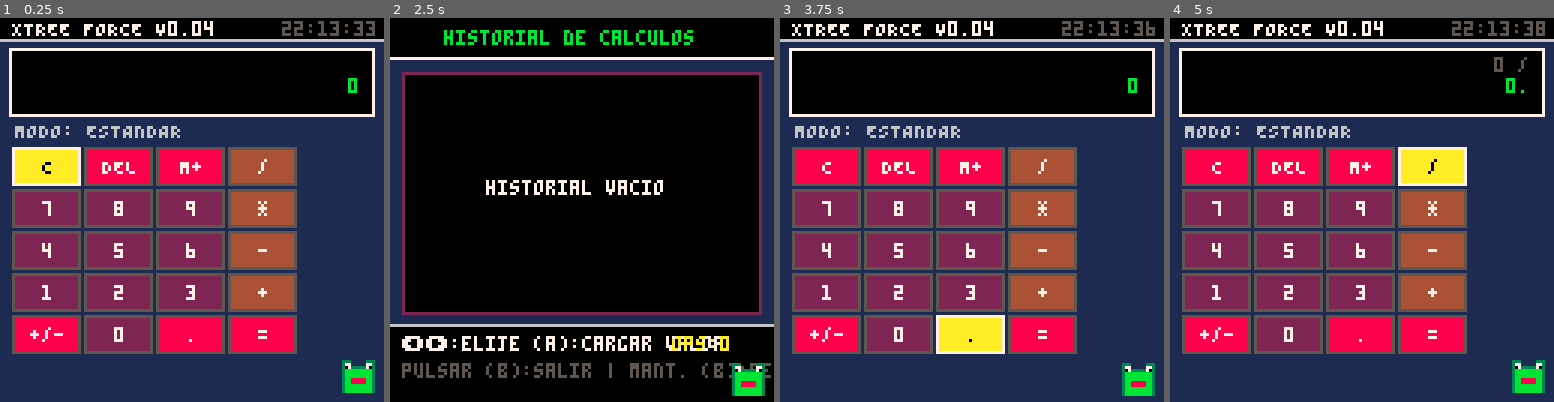
Above: before the commit, frames 1-4 (left to right).
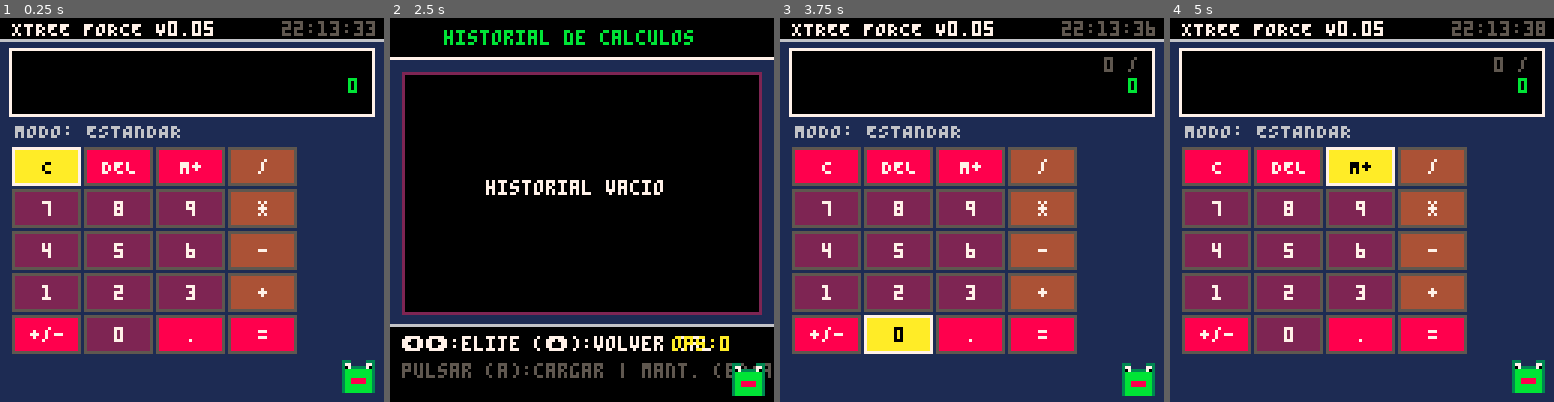
Above: after the commit, the same moments.

Repository: MartStartIV/Applications-for-PICO-8
Game: PICO-8 cartridge Calculator_Xtree/Calculator Xtree Spanish.p8
Two runs of this game, one before a commit and one after it. Both use one fixed random seed, a clock stepped at 60 frames per second and the inputs below.
Inputs:
- Up to frame 1 (0.25 s): no input
- Up to frame 2 (2.5 s): tap O (Z key) at 0.33, 0.7, 1.43, 2.22 s; tap X (X key) at 1.07, 2.07, 2.4 s; hold Left 1.97-2.37 s; hold Down from 2.42 s (still down)
- Up to frame 3 (3.75 s): tap X (X key) every 0.33 s from 2.73 to 3.73 s; release Down at 2.82 s; hold Right 2.87-3.53 s; tap O (Z key) at 3.1 s; hold Up from 3.58 s (still down)
- Up to frame 4 (5 s): tap O (Z key) at 3.98, 4.87 s; tap X (X key) at 4.07, 4.4, 4.73 s; release Up at 4.08 s; hold Right 4.13-4.53 s; hold Down from 4.58 s (still down)

The runs differ from the first frame. In frame 1, less than 0.1% of the frame differs, in the area x 53-56%, y 0-5%; in frame 2, 1.2%; in frame 3, 3.8%; in frame 4, 3.8%, in the area x 40-93%, y 0-44%.

Commit message:
Nueva mejoras añadida a la nueva version
-Se ha aumentando el historial a un total de 8 con el objetivo de poder aumentarlo un poco mas :)
-Se ha aumentando la cantidad de temas compatibles a un total de 17.
-Se han reparado varios errores presentes en la versión anterior como: El borrado del histórico lo que permitirá resetear los registros de la calculadora (lo puede realizar borrando estando dentro de la opción HISTORIAL DE CALCULO con el botón B + Flecha arriba), confirmar histórico para cargar su resultado con el botón A, y pasa salir del histórico con la fecha derecha y por ultimo para moverte con la fecha arriba y abajo)
-Se han corregido algunos errores visuales.
-Aun se estar realizando soluciones para el apartado científico que presenta fallos aun (LOG)

Diff:
--- a/Calculator_Xtree/Calculator Xtree Spanish.p8
+++ b/Calculator_Xtree/Calculator Xtree Spanish.p8
@@ -2,14 +2,14 @@
 version 43
 __lua__
 -- =========================================================
--- CALCULATOR XTREE FORCE [v0.04]
+-- CALCULATOR XTREE FORCE [v0.05]
 -- PARTE 1: CORE DE INICIALIZACIÓN Y CONFIGURACIÓN DE GRIDS
 -- =========================================================
 
 function _init()
   -- Información del Sistema
   id_nombre = "XTREE FORCE"
-  id_version = "V0.04"
+  id_version = "V0.05"
 
   -- Modos de Ejecución (0: Estándar, 1: Científico, 2: Acerca de, 3: Historial)
   modo_actual = 0
@@ -41,7 +41,14 @@
     {5, 0, 9, 1, 10},   -- 7: Toxic Waste
     {0, 2, 12, 4, 7},   -- 8: Deep Ocean
     {15, 14, 8, 9, 7},  -- 9: Sunset Peach
-    {0, 4, 10, 5, 7}    -- 10: Matrix Terminal
+    {0, 4, 10, 5, 7},   -- 10: Matrix Terminal
+    {3, 11, 3, 1, 11},  -- 11: Classic GameBoy (Muted Greens)
+    {0, 12, 7, 13, 12}, -- 12: Synthwave Dream (Purple & Cyan)
+    {0, 8, 14, 2, 8},   -- 13: Magma Chamber (Dark Red & Gold)
+    {15, 4, 14, 0, 7},  -- 14: Blueprint Tech (Industrial Blue)
+    {1, 5, 6, 2, 14},   -- 15: Frozen Tundra (Arctic Chill)
+    {0, 9, 10, 4, 9},   -- 16: Radioactive (Lime & Carbon)
+    {2, 13, 7, 14, 2}   -- 17: Pastel Sorbet (Soft Violet)
   }
   idx_tema = 1
 
@@ -60,25 +67,36 @@
   hist_lista = {}
   hist_idx = 1
 
-  -- Validación estricta para evitar bucles corruptos en el arranque
-  if hist_total == nil or hist_total < 0 or hist_total > 5 then
+  -- Validación estricta para evitar lecturas corruptas de archivos viejos (Máximo 20)
+  if hist_total == nil or hist_total < 0 or hist_total > 20 then
     hist_total = 0
     dset(2, 0)
   end
 
-  -- Reconstruir historial guardado en la RAM de manera segura
+  -- Reconstruir historial de texto de forma segura (Iniciando desde la ranura 20)
+  -- Al mover el inicio a la ranura 20, nos alejamos por completo de ops_totales y dget(10)
   if hist_total > 0 then
     for i=1, hist_total do
-      local val_ram = dget(9 + i)
-      if val_ram and val_ram != 0 then
-        local s_val = tostr(val_ram)
-        if #s_val > 10 then s_val = sub(s_val, 1, 10) end
-        add(hist_lista, s_val)
-      end
-    end
+      local base_registro = 20 + (i - 1) * 15
+      local longitud_str = dget(base_registro) or 0
+
+      -- Filtro de seguridad: un registro válido de XTREE FORCE mide entre 1 y 14 caracteres
+      if longitud_str > 0 and longitud_str <= 14 then
+        local string_reconstruido = ""
+        for j=1, longitud_str do
+          local caracter_ascii = dget(base_registro + j) or 32
+          string_reconstruido = string_reconstruido..chr(caracter_ascii)
+        end
+        add(hist_lista, string_reconstruido)
+      end
+    end
+    -- Sincronización real basada únicamente en los textos decodificados con éxito
     hist_total = #hist_lista
     dset(2, hist_total)
   end
+
+  -- Nueva variable para controlar el desplazamiento visual de la lista
+  hist_scroll = 0
 
   -- ESTRUCTURA DEL TECLADO DINÁMICO (Grid Adaptativo 4x5 Pulido)
   pad_estandar = {
@@ -145,14 +163,21 @@
   scroll_velocidad = 0.4
 end
 -- =========================================================
--- CALCULATOR XTREE FORCE [v0.04]
+-- CALCULATOR XTREE FORCE [v0.05]
 -- PARTE 2: LÓGICA DE ACTUALIZACIÓN, COMBOS Y REFRESH DE HORA
 -- =========================================================
 
 function _update60()
   ranita_anim = (ranita_anim + 1) % 60
 
-  if delay_historial > 0 then delay_historial = delay_historial - 1 end
+  if delay_historial > 0 then
+    delay_historial = delay_historial - 1
+    -- El escudo SOLO detiene el código si YA salimos a la calculadora (modo 0 o 1)
+    -- Si estamos dentro del historial (modo 3), no se activa y nos deja salir libremente
+    if modo_actual == 0 or modo_actual == 1 then
+      return
+    end
+  end
 
   -- LECTURA HORARIA EXTRAÍDA DE LA APP DE UTILERÍA
   local hrs = stat(93) or 0
@@ -164,13 +189,11 @@
   local ss = tostr(segs) if #ss < 2 then ss = "0"..ss end
   str_reloj = sh..":"..sm..":"..ss
 
-  -- COMBO 1: B (5) + FLECHA ARRIBA (2) -> Alternar modo Científico / Estándar
-  if btn(5) and btnp(2) then
-    if modo_actual != 2 and modo_actual != 3 then
-      modo_actual = (modo_actual == 0) and 1 or 0
-      cx = 0 cy = 0 limpiar_pantalla = true
-      sfx(0)
-    end
+  -- COMBO 1: B (5) + FLECHA ARRIBA (2) -> Alternar modo Científico / Estándar (Filtrado)
+  if btn(5) and btnp(2) and modo_actual != 2 and modo_actual != 3 then
+    modo_actual = (modo_actual == 0) and 1 or 0
+    cx = 0 cy = 0 limpiar_pantalla = true
+    sfx(0)
     return
   end
 
@@ -258,66 +281,82 @@
   end
 end
 -- =========================================================
--- CALCULATOR XTREE FORCE [v0.04]
+-- CALCULATOR XTREE FORCE [v0.05]
 -- PARTE 3: LÓGICA DE NAVEGACIÓN Y PROCESAMIENTO DEL HISTORIAL
 -- =========================================================
 
 function actualizar_interfaz_historial()
-  -- Liberar el cerrojo del botón B únicamente cuando el usuario suelta el botón físicamente
+  -- 1. PRIORIDAD ABSOLUTA DE SALIDA CON FLECHA DERECHA (1)
+  -- Se evalúa antes que cualquier otra cosa para garantizar que NUNCA te quedes atrapado
+  if btnp(1) then
+    modo_actual = 0
+    delay_historial = 12 -- Activa el escudo protector en la calculadora
+    bloqueo_b = false    -- Resetea cualquier cerrojo de B
+    sfx(0)
+    return
+  end
+
+  -- 2. DETECCIÓN PRIORITARIA DEL COMBO DE BORRADO (B + Arriba)
+  if btn(5) and btn(2) then
+    hist_lista = {}
+    hist_total = 0
+    dset(2, 0)
+    for i=1, 20 do dset(9 + i, 0) end
+    hist_idx = 1
+    hist_scroll = 0
+    bloqueo_b = true -- Evita salir de golpe al soltar el combo
+    delay_historial = 5
+    sfx(2)
+    return
+  end
+
+  -- 3. Liberar el cerrojo del botón B únicamente cuando el usuario suelta el botón físicamente
   if bloqueo_b then
     if not btn(5) then bloqueo_b = false end
-    return -- Omite lecturas este frame para proteger la interfaz
-  end
-
-  -- SALIDA CONFIGURADA CON BOTÓN B (5) SOLO: Regresa a la calculadora de forma segura
-  if btnp(5) and not btn(1) then
-    modo_actual = 0
-    sfx(0)
-    return
-  end
-
-  -- Navegación Vertical entre los elementos
+    return -- Omite lecturas de navegación/carga este frame para proteger la interfaz
+  end
+
+  -- 4. Navegación Vertical entre los elementos con cálculo de scroll automático
   if #hist_lista > 0 then
-    if btnp(2) then -- Flecha Arriba
+    if btnp(2) and not btn(5) then -- Flecha Arriba (Solo si no mantienes B)
       hist_idx = hist_idx - 1
-      if hist_idx < 1 then hist_idx = #hist_lista end
+      if hist_idx < 1 then
+        hist_idx = #hist_lista
+        hist_scroll = max(0, #hist_lista - 5)
+      elseif hist_idx < hist_scroll + 1 then
+        hist_scroll = hist_idx - 1
+      end
       sfx(3)
       return
     end
     if btnp(3) then -- Flecha Abajo
       hist_idx = hist_idx + 1
-      if hist_idx > #hist_lista then hist_idx = 1 end
+      if hist_idx > #hist_lista then
+        hist_idx = 1
+        hist_scroll = 0
+      elseif hist_idx > hist_scroll + 5 then
+        hist_scroll = hist_idx - 5
+      end
       sfx(3)
       return
     end
 
-    -- CARGA DE DATOS COMPLETA REPARADA: Ejecución directa con Botón A (4) solo
+    -- CONFIRMAR OPERACIÓN: Ejecución directa con Botón A (4) solo (Carga Segura)
     if btnp(4) and not btn(5) then
       v_pantalla = hist_lista[hist_idx]
-
-      -- Escaneo estricto de punto decimal para evitar bugs operacionales
+      v_historial = ""
+
       tiene_punto = false
       for i=1, #v_pantalla do
         if sub(v_pantalla, i, i) == "." then tiene_punto = true end
       end
 
-      limpiar_pantalla = false
-      modo_actual = 0 -- Inyecta el valor completo y reactiva la botonera
+      limpiar_pantalla = true
+      modo_actual = 0
+      delay_historial = 12 -- Activa el escudo protector en la calculadora
       sfx(2)
       return
     end
-  end
-
-  -- COMBO DE BORRADO SEGURO BASADO EN B: MANTENER B (5) + PULSAR FLECHA DERECHA (1)
-  if btn(5) and btnp(1) then
-    hist_lista = {}
-    hist_total = 0
-    dset(2, 0)
-    for i=1, 5 do dset(9 + i, 0) end
-    hist_idx = 1
-    bloqueo_b = true -- Evita salir de golpe al soltar el borrado
-    sfx(2)
-    return
   end
 end
 
@@ -330,17 +369,27 @@
 
 function extrude_historial(s_val, n_val)
   add(hist_lista, s_val, 1)
-  if #hist_lista > 5 then
+  if #hist_lista > 20 then
     del(hist_lista, hist_lista[#hist_lista])
   end
   hist_total = #hist_lista
   dset(2, hist_total)
+
+  -- Guardado persistente alineado a partir de la ranura 20
   for i=1, hist_total do
-    dset(9 + i, tonum(hist_lista[i]) or 0)
-  end
-end
--- =========================================================
--- CALCULATOR XTREE FORCE [v0.04]
+    local str = hist_lista[i]
+    local base_registro = 20 + (i - 1) * 15
+
+    dset(base_registro, #str)
+
+    for j=1, #str do
+      local caracter_ascii = ord(sub(str, j, j))
+      dset(base_registro + j, caracter_ascii)
+    end
+  end
+end
+-- =========================================================
+-- CALCULATOR XTREE FORCE [v0.05]
 -- PARTE 4: MOTOR GRÁFICO AISLADO Y MÓDULO RENDER
 -- =========================================================
 
@@ -376,7 +425,7 @@
     return
   end
 
-  -- AISLAMIENTO TOTAL 2: Pantalla de Historial Adaptativa al Tema (¡Ranita reincorporada!)
+  -- AISLAMIENTO TOTAL 2: Pantalla de Historial Adaptativa al Tema (Con Scroll Dinámico)
   if modo_actual == 3 then
     cls(c_fondo)
 
@@ -390,8 +439,10 @@
     if #hist_lista == 0 then
       print("historial vacio", 32, 54, c_btn_txt)
     else
-      for i=1, #hist_lista do
-        local ly = 22 + (i - 1) * 15
+      -- Renderiza solo los elementos visibles basados en la ventana de scroll (máximo 5)
+      for i = hist_scroll + 1, min(#hist_lista, hist_scroll + 5) do
+        local renglon = i - hist_scroll
+        local ly = 22 + (renglon - 1) * 15
         if i == hist_idx then
           rectfill(6, ly - 2, 121, ly + 8, c_btn_bse)
           print("-> "..hist_lista[i], 10, ly, c_btn_txt)
@@ -403,8 +454,8 @@
 
     rectfill(0, 102, 127, 127, 0)
     line(0, 102, 127, 102, 6)
-    print("\x8b\x91:elije (a):cargar valor", 4, 106, 7)
-    print("pulsar (b):salir | mant. (b)+der:borrar", 4, 115, 5)
+    print("\x8b\x91:elije (\x94):volver cal", 4, 106, 7)
+    print("pulsar (a):cargar | mant. (b)+arr:borrar", 4, 115, 5)
     print("ops:"..ops_totales, 94, 106, 10)
 
     -- Forzar renderizado de la ranita en las coordenadas correctas del marco inferior
@@ -476,7 +527,7 @@
   render_ranita_xtree(ranita_x, ranita_y)
 end
 -- =========================================================
--- CALCULATOR XTREE FORCE [v0.04]
+-- CALCULATOR XTREE FORCE [v0.05]
 -- PARTE 5: CONTROL EMOCIONAL Y DIBUJO DE LA MASCOTA
 -- =========================================================
 
@@ -517,8 +568,8 @@
   end
 end
 -- =========================================================
--- CALCULATOR XTREE FORCE [v0.04]
--- PARTE 6: PROCESADOR MATEMÁTICO Y PARSEO DE ENTRADA
+-- CALCULATOR XTREE FORCE [v0.05]
+-- PARTE 6: PROCESADOR MATEMÁTICO Y PARSEO DE ENTRADA (REPARADO)
 -- =========================================================
 
 function procesar_entrada(btn_data)
@@ -632,8 +683,13 @@
     elseif txt == "TAN" then
       local c = cos(val / 360)
       if c == 0 then v_pantalla = "error" return else res = sin(val / 360) / c end
-    elseif txt == "ASN" then res = asin(val) * 360
-    elseif txt == "ACS" then res = acos(val) * 360
+    -- PARSEO SEGURO DE FUNCIONES AUSENTES EN API PICO-8 NATIVA
+    elseif txt == "ASN" then
+      if val < -1 or val > 1 then v_pantalla = "error" return end
+      res = atan2(sqrt(1 - val * val), val) * 360
+    elseif txt == "ACS" then
+      if val < -1 or val > 1 then v_pantalla = "error" return end
+      res = atan2(val, sqrt(1 - val * val)) * 360
     elseif txt == "ATN" then res = atan2(1, val) * 360
     elseif txt == "PI2" then res = 3.1416 * 3.1416
     elseif txt == "RND" then res = rnd(flr(val) > 0 and flr(val) or 100)
@@ -642,7 +698,7 @@
     elseif txt == "LN" then
       if val <= 0 then v_pantalla = "error" return else res = log(val) end
     elseif txt == "LOG" then
-      if val <= 0 then v_pantalla = "error" return else res = log10(val) end
+      if val <= 0 then v_pantalla = "error" return else res = log(val) / log(10) end
     -----------------------------------------------------
     elseif txt == "EXP" then res = exp(val)
     elseif txt == "ABS" then res = abs(val)
@@ -656,8 +712,14 @@
 
     v_pantalla = ajustar_resultado(res)
 
+    -- REGISTRO CIENTÍFICO EXTENDIDO: Guarda la fórmula + el resultado de forma visible
     if v_pantalla != "error" then
-      registrar_en_historial(v_pantalla)
+      local operacion_completa = v_historial.."="..v_pantalla
+      -- Si el texto es muy largo para el display, lo acortamos de forma segura a 14 caracteres
+      if #operacion_completa > 14 then
+        operacion_completa = v_historial.."="..sub(v_pantalla, 1, 5)
+      end
+      registrar_en_historial(operacion_completa)
     end
 
     limpiar_pantalla = true
